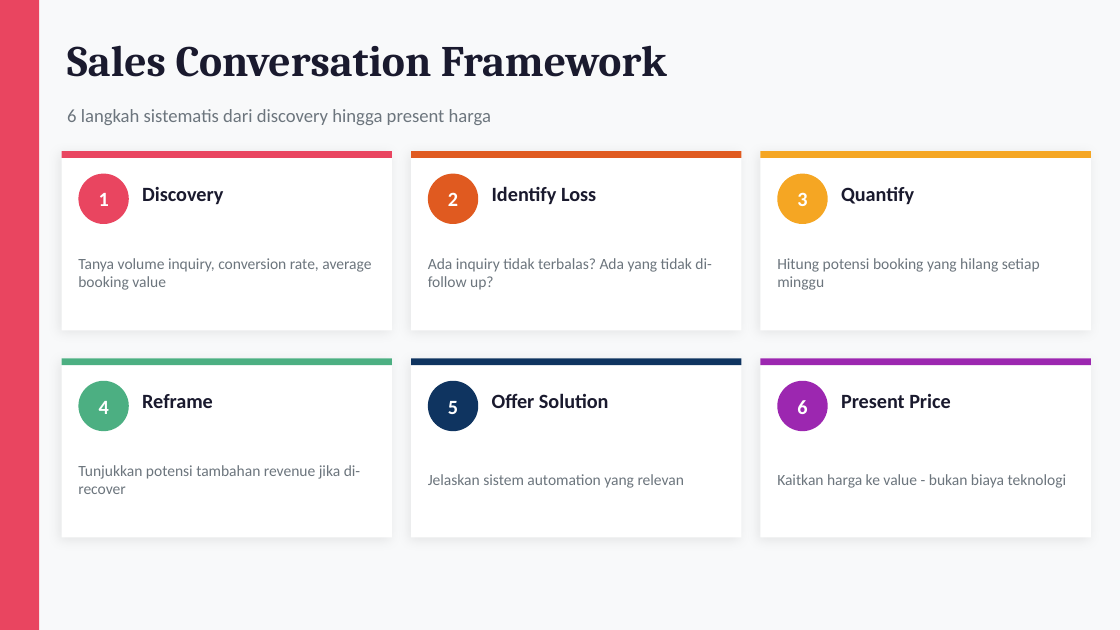
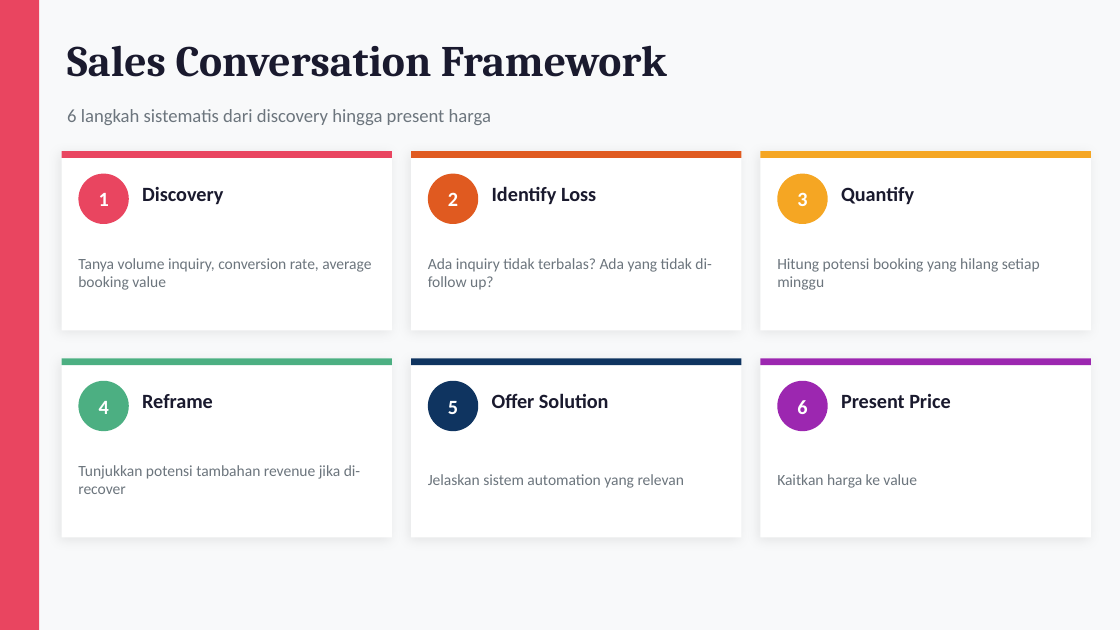
Before and after one commit to GustiCahya/PropertyFollow, a slide deck: slide 8 of Business_Automation_Guide.pptx. Drawn at 1120x630 pixels with LibreOffice and Linux fonts; fonts in the diff are those of the drawing. Boxes give left, top, right and bottom in pixels: in the first picture for what was removed or moved away, otherwise in the second. Text is boxed around its words. In the diff, an @@ line names an element or a change of style, - is before the commit and + after.

```diff
--- a/Business_Automation_Guide.pptx
+++ b/Business_Automation_Guide.pptx
@@ text at [777,474,917,488]: text changed @@
-Kaitkan harga ke value - bukan biaya teknologi
+Kaitkan harga ke value
```
Also in this commit, not shown: 1 other file.
